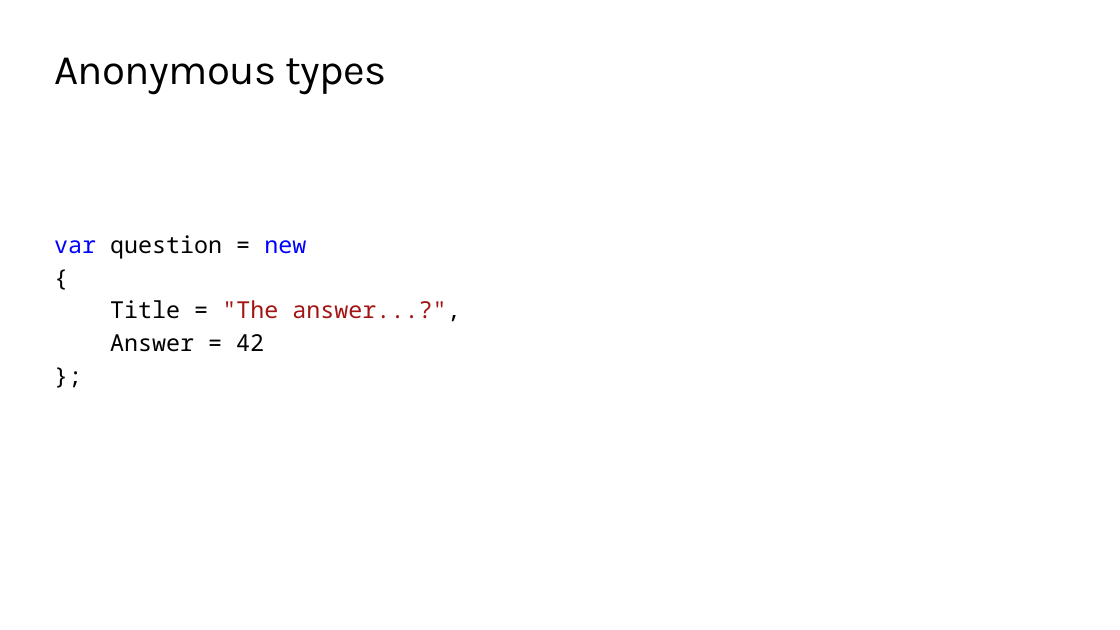
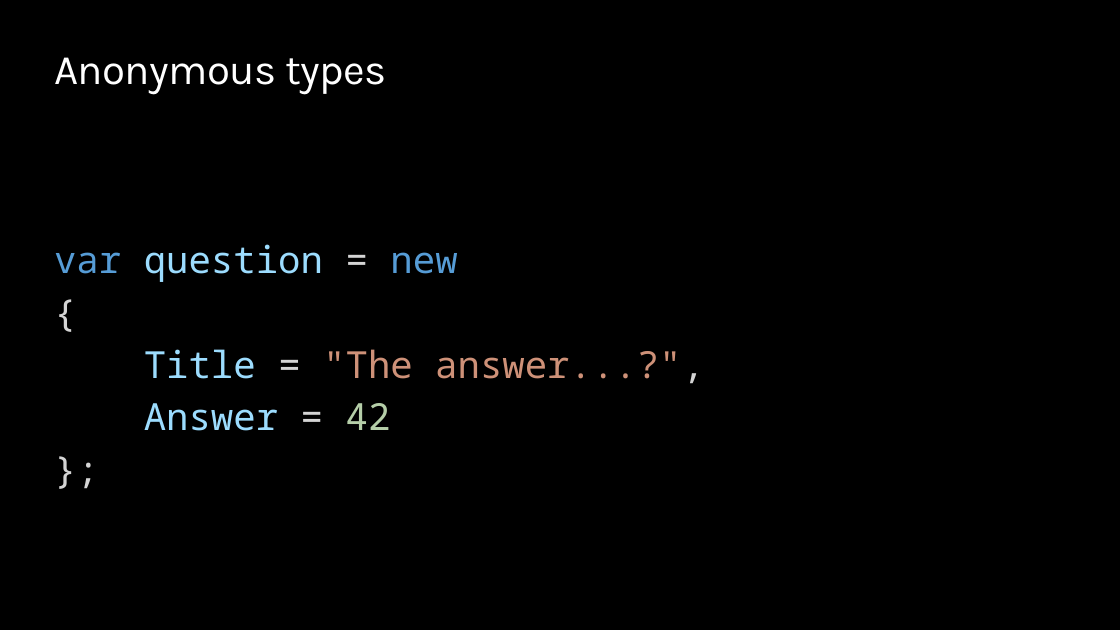
Before and after one commit to ondfisk/BDSA2020, a slide deck: slide 12 of Slides/Lecture03 - Lambdas and LINQ.pptx (slide 10 before the commit). Drawn at 1120x630 pixels with LibreOffice and Linux fonts; fonts in the diff are those of the drawing; background and template pictures are left out. Boxes give left, top, right and bottom in pixels: in the first picture for what was removed or moved away, otherwise in the second. Text is boxed around its words. In the diff, an @@ line names an element or a change of style, - is before the commit and + after.

```diff
--- a/Slides/Lecture03 - Lambdas and LINQ.pptx
+++ b/Slides/Lecture03 - Lambdas and LINQ.pptx
@@ background #FFFFFF to #000000 @@
@@ title "Anonymous types" at bbox=[54, 57, 386, 95]: text colour #000000 to #FFFFFF @@
@@ text "var question = new" at bbox=[54, 244, 704, 431]: size 20 to 32 pt; text colour #0000FF to #569CD6 in "var new"; text colour #000000 to #9CDCFE in "question", "Title", "Answer"; text colour #000000 to #D4D4D4 in "=", "{", "= answer...?",", "=" and 1 more places; text colour #A31515 to #CE9178 in ""The answer...?","; text colour #000000 to #B5CEA8 in "42"; more space between paragraphs @@
```
Also in this commit, not shown: 10 other slides changed, 5 slides added, 1 other file.
